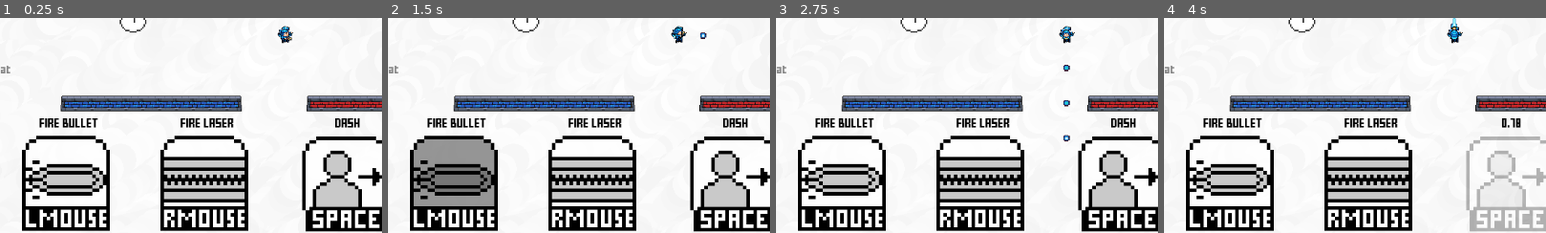
Above: before the commit, frames 1-4 (left to right).
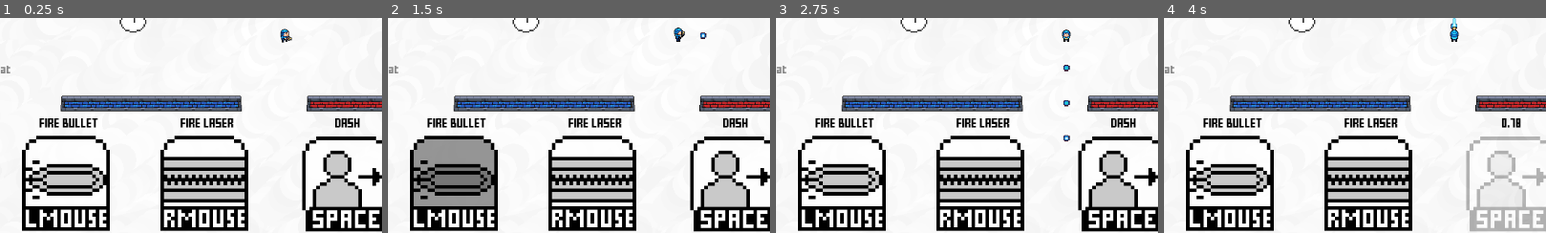
Above: after the commit, the same moments.

Repository: MarshallJDem/SuperCTF
Game: Godot game, scene res://TitleScreen.tscn
The game is run twice, just before and just after one commit, with the same random seed, the same clock (stepped at 60 frames per second) and the same inputs. Sound files missing from this copy of the repository are replaced by a short silence.
Inputs (mouse positions are % of the whole screen's width and height, from its top left):
- Up to frame 1 (0.25 s): no input
- Up to frame 2 (1.5 s): click (14, 59) at 0.52 s; type "12" at 0.6 s; tap Enter at 1.25, 1.35 s; move the mouse to (72, 45) at 1.27 s; hold Right from 1.28 s (still down); click (72, 45) at 1.42 s
- Up to frame 3 (2.75 s): tap Space at 1.52, 2.27 s; move the mouse to (30, 55) at 2.02 s; release Right at 2.03 s; hold Down from 2.03 s (still down); tap 2 at 2.1 s
- Up to frame 4 (4 s): move the mouse to (60, 28) at 2.77 s; release Down at 2.78 s; hold Right 2.78-3.53 s; tap 3 at 2.85 s; move the mouse to (45, 70) at 3.52 s; hold Up from 3.53 s (still down); tap H at 3.6 s; click (45, 70) at 3.67 s; tap Space at 3.77 s
The pictures show only the part of the screen within x 12-62%, y 46-96%; the shares and areas given below are measured in that part.

The runs differ from the first frame. In frame 1, 0.1% of the frame differs, in the area x 72-77%, y 3-12%; in frame 2, less than 0.1%; in frame 3, 0.1%, in the area x 74-79%, y 3-12%; in frame 4, 0.1%.

Commit message:
Added red death animation and actually implemented the animations

Diff:
--- a/GameContent/Player.gd
+++ b/GameContent/Player.gd
@@ -542,7 +542,11 @@
 		$Killed_Audio.play();
 
 func spawn_death_particles():
-	pass; # For now...
+	var node = load("res://GameContent/Player_Death.tscn").instance();
+	node.position = position;
+	node.xFrame = $Sprite_Top.frame_coords.x;
+	node.z_index = z_index;
+	get_tree().get_root().get_node("MainScene").add_child(node);
 
 # Called by the respawn timer when it ends
 func _respawn_timer_ended():
--- a/GameContent/Player.tscn
+++ b/GameContent/Player.tscn
@@ -13,7 +13,6 @@
 [ext_resource path="res://Assets/Sound/Flag_Pickup.wav" type="AudioStream" id=11]
 [ext_resource path="res://Assets/Sound/Flag_Drop.wav" type="AudioStream" id=12]
 [ext_resource path="res://Assets/Sound/Teleport.wav" type="AudioStream" id=13]
-[ext_resource path="res://Assets/Player/player_death_B.png" type="Texture" id=14]
 
 [sub_resource type="CapsuleShape2D" id=1]
 radius = 5.49852
@@ -29,13 +28,6 @@
 
 [node name="Player" type="KinematicBody2D"]
 script = ExtResource( 1 )
-
-[node name="Sprite_Death" type="Sprite" parent="."]
-scale = Vector2( 1.00258, 1 )
-texture = ExtResource( 14 )
-vframes = 4
-hframes = 8
-frame = 1
 
 [node name="Sprite_Bottom" type="Sprite" parent="."]
 position = Vector2( 0, -0.3 )
--- /dev/null
+++ b/GameContent/Player_Death.gd
@@ -0,0 +1,29 @@
+extends Node2D
+
+var team_id = -1
+var xFrame;
+
+var sprite_B = preload("res://Assets/Player/player_death_B.png");
+var sprite_R = preload("res://Assets/Player/player_death_R.png");
+
+# Called when the node enters the scene tree for the first time.
+func _ready():
+	var _err = $Death_Timer.connect("timeout", self, "_death_timer_ended");
+	if team_id == 1:
+		$Sprite.set_texture(sprite_R);
+	else:
+		$Sprite.set_texture(sprite_B);
+	$Sprite.frame_coords.x = xFrame;
+
+func _process(_delta):
+	var progress = 1.0 - $Death_Timer.time_left/$Death_Timer.wait_time;
+	var frame = int(progress * ($Sprite.vframes));
+	if frame >= $Sprite.vframes:
+		frame = $Sprite.vframes - 1;
+	if frame < 0:
+		frame = 0;
+
+	$Sprite.frame_coords.y = frame;
+
+func _death_timer_ended():
+	queue_free();
--- /dev/null
+++ b/GameContent/Player_Death.tscn
@@ -0,0 +1,17 @@
+[gd_scene load_steps=3 format=2]
+
+[ext_resource path="res://GameContent/Player_Death.gd" type="Script" id=1]
+[ext_resource path="res://Assets/Player/player_death_B.png" type="Texture" id=2]
+
+[node name="Player_Death" type="Node2D"]
+script = ExtResource( 1 )
+
+[node name="Death_Timer" type="Timer" parent="."]
+wait_time = 0.5
+one_shot = true
+autostart = true
+
+[node name="Sprite" type="Sprite" parent="."]
+texture = ExtResource( 2 )
+vframes = 4
+hframes = 8
Binary file added: Assets/Player/player_death_R.png
Not shown, added: Assets/Player/player_death_R.png.import
Not shown: 1 places in GameContent/Player.tscn that only renumber resources
